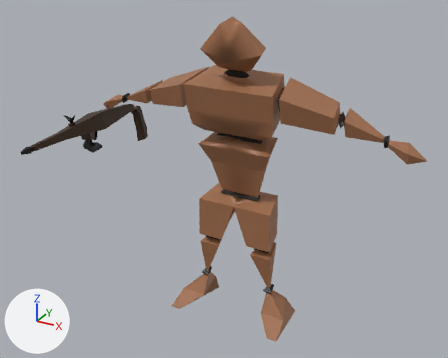
Two versions of the FBX model Assets/Models/automaton.fbx, one commit apart.
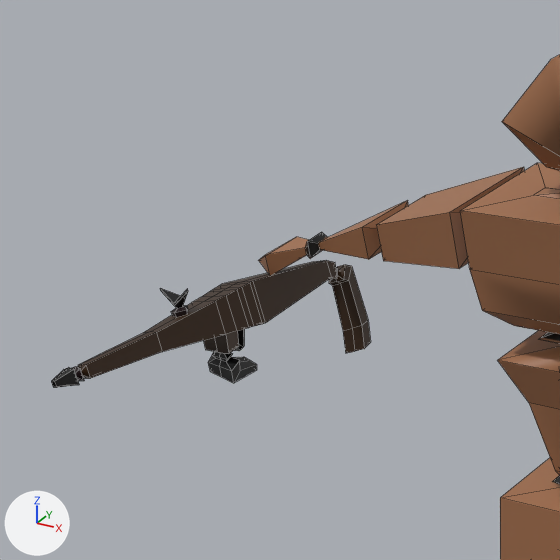
There are two pictures of each version: one whole from a 50 mm lens placed at (1.63, -3.15, 2.5), pointed at (-0.01, -0.17, 1.0), one close up on the part from 0% to 50% of the width and 0% to 62% of the height. Lighting does not change. The marker at lower left points along +X, +Y and +Z. The close-ups show mesh edges as thin lines. Where no turn or scale is listed for an object, it has been applied to the vertices.

Names of what the first close-up shows: 'Automaton', 'Gun'.
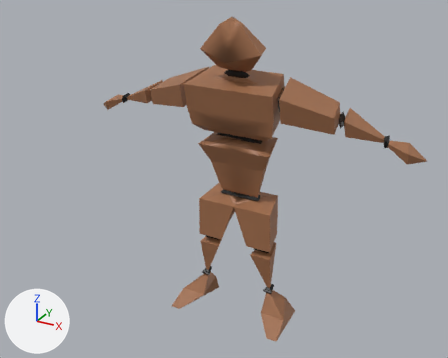
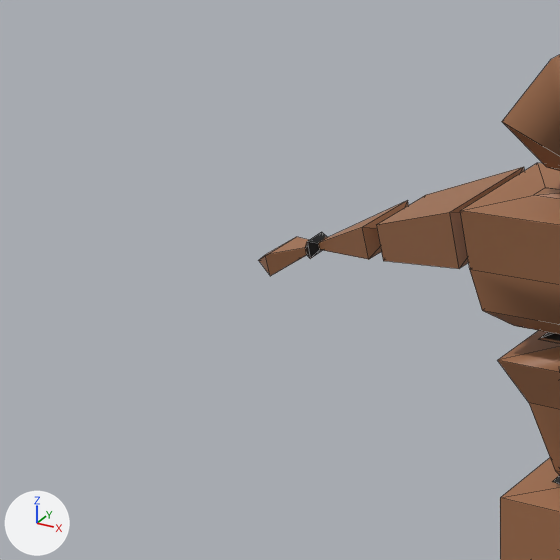
Pixel boxes [x1, y1, x2, y2] of what changed, in the close-ups (560 x 560 px):
'Gun', deleted: before [51, 260, 371, 387]

The change, as a diff of the scene's bpy script:
```diff
--- a/Assets/Models/automaton.fbx.py
+++ b/Assets/Models/automaton.fbx.py
@@ ob_gun @@
-ob_gun = bpy.data.objects.new('Gun', me_cylinder)
-ob_gun.location = (-1.018, -0.159, 1.139)
```
